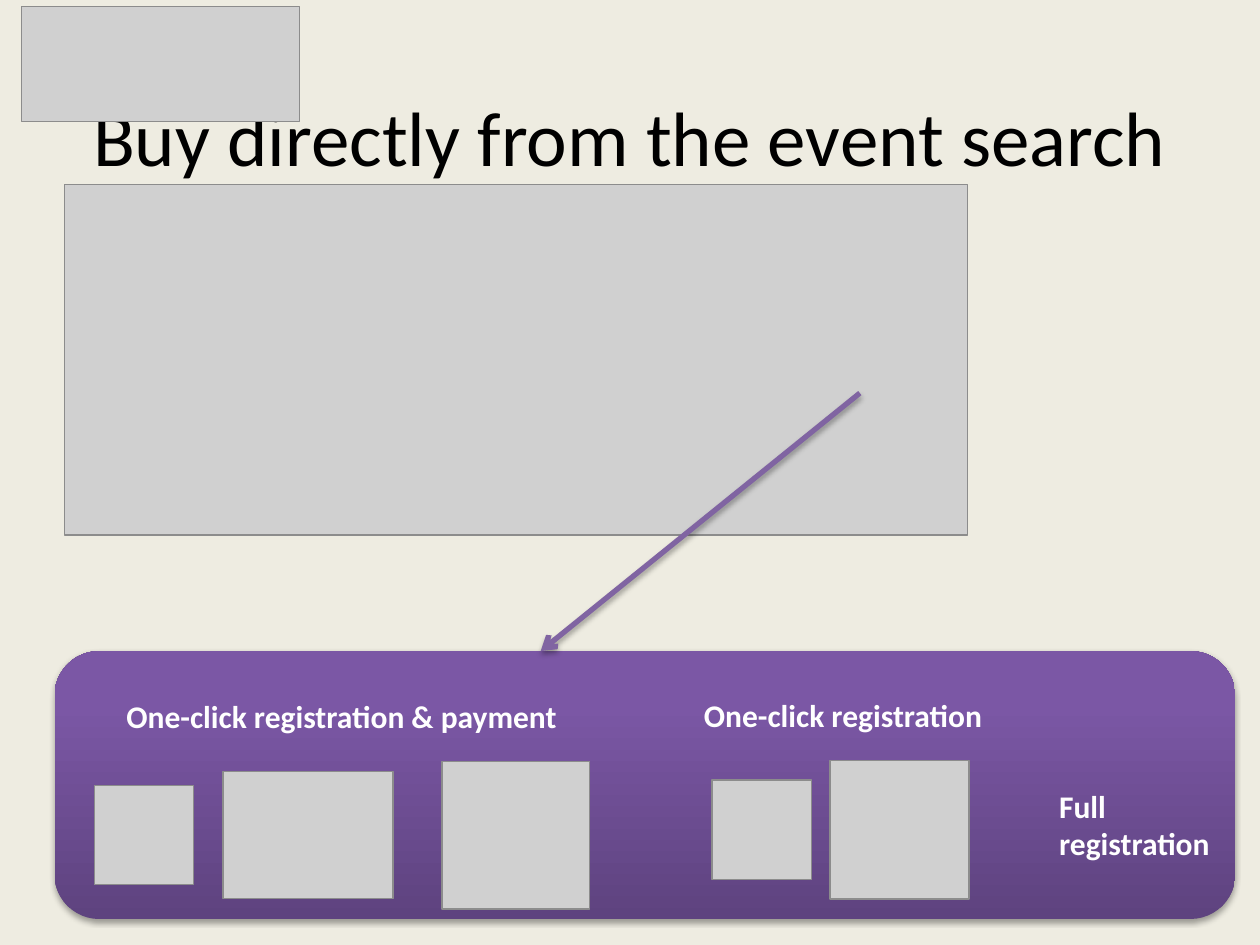
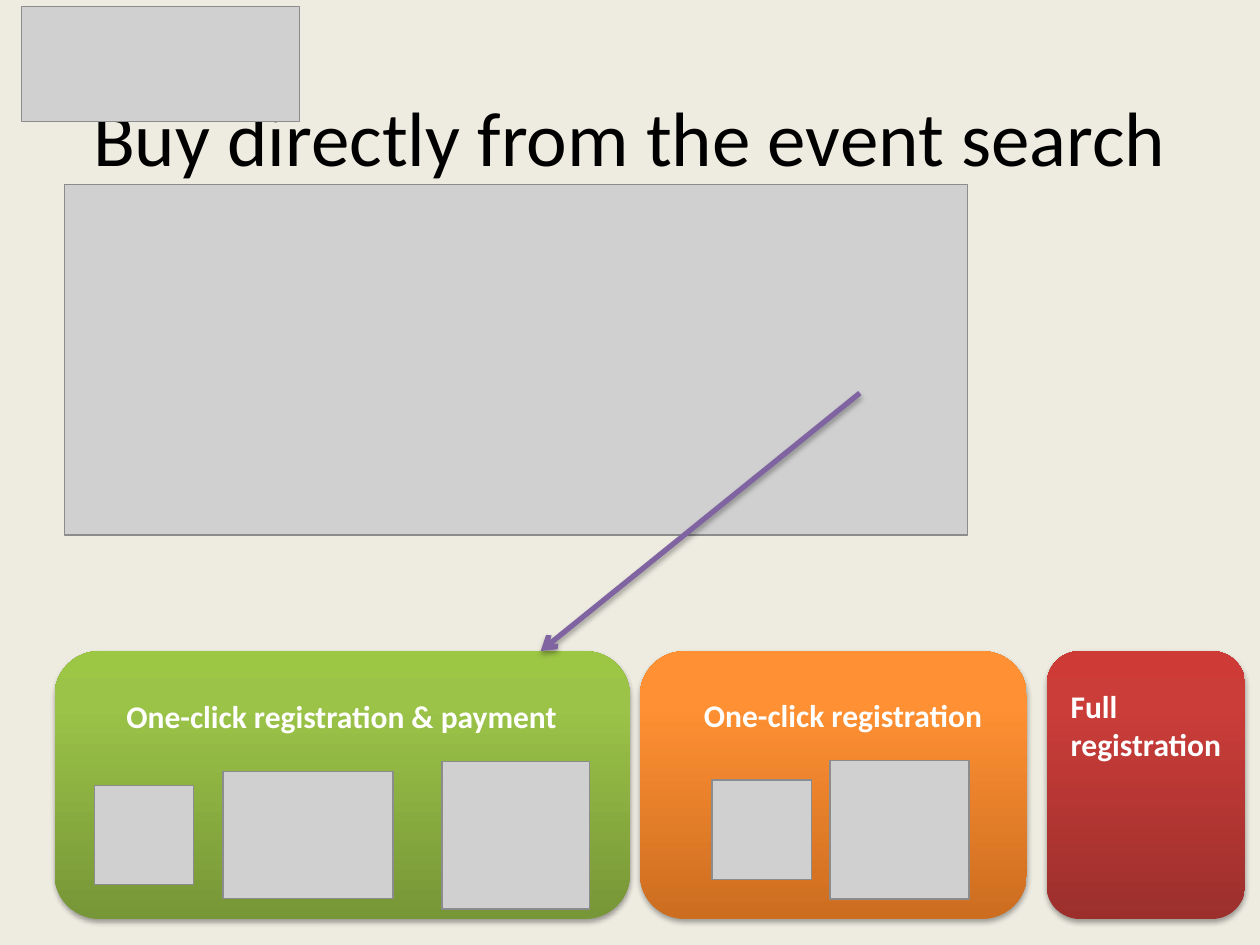
Before and after one commit to shaalin/awsHackathon2014, a slide deck: slide 4 of docs/Architecture.pptx (slide 3 before the commit). Drawn at 1260x945 pixels with LibreOffice and Linux fonts; fonts in the diff are those of the drawing; grey boxes stand for pictures. Boxes give left, top, right and bottom in pixels: in the first picture for what was removed or moved away, otherwise in the second. Text is boxed around its words. In the diff, an @@ line names an element or a change of style, - is before the commit and + after.

```diff
--- a/docs/Architecture.pptx
+++ b/docs/Architecture.pptx
@@ rounded rectangle: place and size @@
-rounded rectangle at (54,651,1235,920)
+rounded rectangle at (54,651,630,920)
@@ rounded rectangle at (54,651,630,920): fill gradient #5F4480 to #7B58A6 to #7C57A8 to gradient #779737 to #9BC348 to #9DC746 @@
@@ rounded rectangle added at (640,651,1027,920), fill gradient #CC6E20 to #FF9034 to #FF9136 @@
@@ rounded rectangle added at (1047,651,1245,920), fill gradient #9C2F2D to #CB3E3A to #CE3B37 @@
@@ text "Full": place and size @@
-text "Full" at (1059,796,1209,861)
+text "Full" at (1071,696,1221,762)
```
Also in this commit, not shown: 4 other slides changed, 1 slide added, 1 slide removed.
